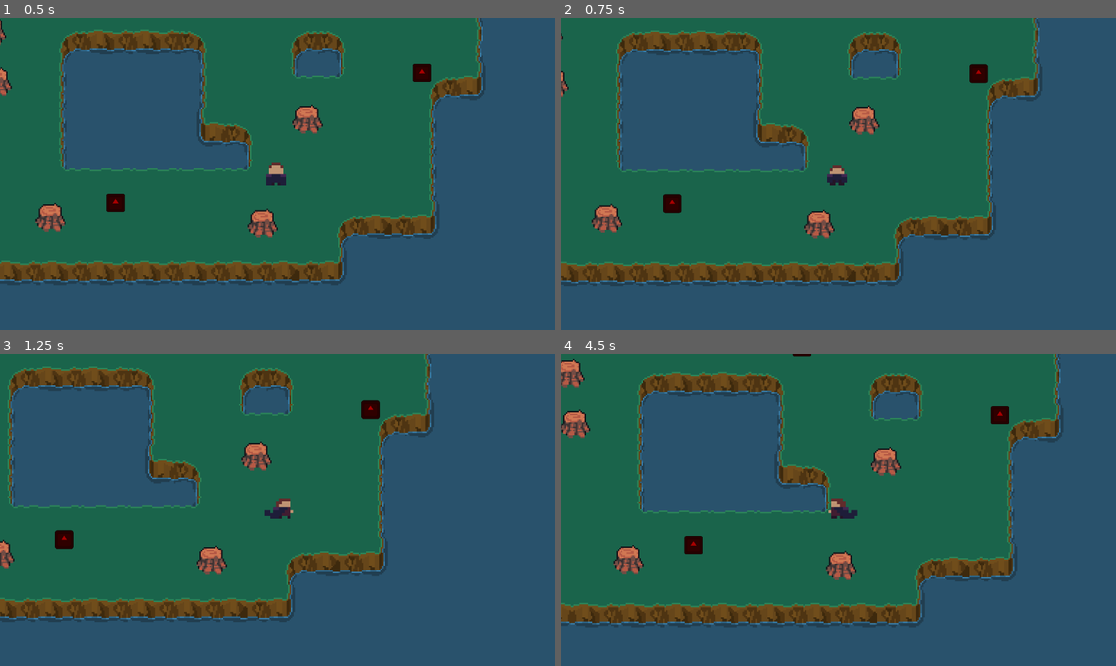
Above: before the commit, frames 1-4 (two rows, left to right).
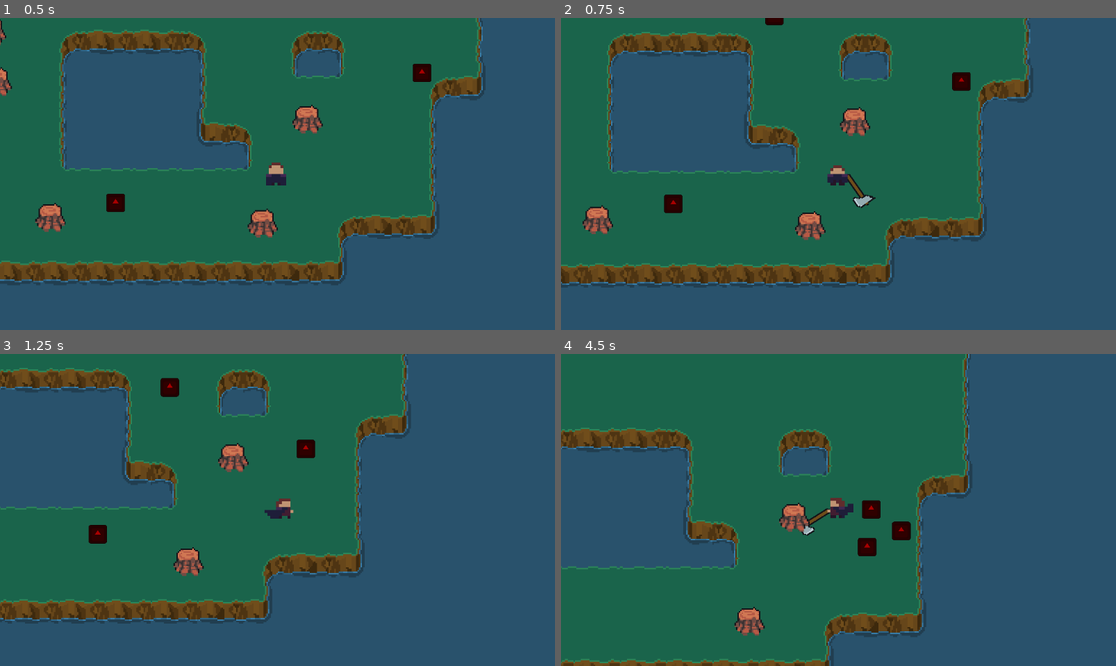
Above: after the commit, the same moments.

Repository: Nademtis/2D-MeleeCombat-and-pathfinding
Game: Godot game, scene res://main.tscn
Same seed, same stepped clock (60 frames per second), same inputs: the game is played once before the commit and once after it. The engine's default icon, where the game draws it, is replaced by a stand-in: a white triangle on a blue panel in a dark square.
Inputs (mouse positions are in pixels of both pictures, inside the frame that each line leads up to):
- Up to frame 1 (0.5 s): no input
- Up to frame 2 (0.75 s): tap Enter at 0.5 s; move the mouse to (960, 158) at 0.52 s; press the mouse at (960, 158) at 0.53 s; hold D (right) from 0.53 s (still down)
- Up to frame 3 (1.25 s): keep holding D (right)
- Up to frame 4 (4.5 s): move the mouse to (727, 525) at 1.27 s; release D (right) at 1.28 s; release the mouse at (727, 525) at 1.28 s; hold S (down) 1.28-2.03 s; right-click (727, 525) at 1.35 s; move the mouse to (894, 441) at 2.02 s; press the mouse at (894, 441) at 2.03 s; hold D (right) 2.03-2.78 s; move the mouse to (810, 572) at 2.77 s; release the mouse at (810, 572) at 2.78 s; hold W (up) 2.78-3.53 s; right-click (810, 572) at 2.85 s; move the mouse to (1005, 556) at 3.52 s; press the mouse at (1005, 556) at 3.53 s; hold Left (left) from 3.53 s (still down); move the mouse to (672, 463) at 4.27 s; release the mouse at (672, 463) at 4.28 s; right-click (672, 463) at 4.35 s

Frame 1 is identical in both runs. In frame 2, 11% of the frame differs, in the area x 0-87%, y 0-87%; in frame 3, 15%; in frame 4, 48%, in the area x 0-91%, y 0-100%.

Commit message:
combat feels good

Diff:
--- /dev/null
+++ b/game/autoloads/PlayerStats.gd
@@ -0,0 +1,3 @@
+extends Node
+
+var player_position : Vector2
--- a/game/enemy/enemy.gd
+++ b/game/enemy/enemy.gd
@@ -4,7 +4,12 @@
 @export var speed: float = 70
 @export var hp: float = 5
 var should_walk = false
-@export var should_chase = false
+@export var should_chase_debug = true
+
+# Knockback variables
+@export var knockback_duration: float = 0.05
+var knockback_force: Vector2 = Vector2.ZERO
+var knockback_timer: float = 0.0
 
 @onready var navigation_agent_2d: NavigationAgent2D = $NavigationAgent2D
 @onready var player: Node2D = get_node("/root/main/player")
@@ -16,38 +21,54 @@
 
 func take_damage():
 	set_velocity(Vector2.ZERO)
+
+	# Apply knockback away from the player
+	var knockback_strength = 200  # Adjust for desired knockback power
+	var direction = (global_position - player.global_position).normalized()
+
+	knockback_force = direction * knockback_strength
+	knockback_timer = knockback_duration
+
 	animation_player.play("enemy_hit")
-	hp = hp - 1
+	hp -= 1
 	if hp <= 0:
 		queue_free()
 
-func _physics_process(_delta: float) -> void:
-	if should_chase:
-		movement()
+func _physics_process(delta: float) -> void:
+	if should_chase_debug:
+		movement(delta)
 
-#only chase after some timeout
+# Only chase after some timeout
 func _on_start_nav_timeout() -> void:
 	should_walk = true
 	navigation_agent_2d.target_position = player.global_position
 
-#used for avoidance
+# Used for avoidance
 func _on_navigation_agent_2d_velocity_computed(safe_velocity: Vector2) -> void:
 	var delta = 1.0 / Engine.physics_ticks_per_second
 	velocity = velocity.lerp(safe_velocity, 5 * delta)
 	move_and_slide()
 
-func movement():
+func movement(delta: float) -> void:
+	# Apply knockback first if active
+	if knockback_timer > 0:
+		velocity = knockback_force
+		#move_and_slide()
+
+		# Reduce knockback over time (linear decay)
+		knockback_timer -= delta
+		knockback_force = knockback_force.lerp(Vector2.ZERO, delta * 5)  # Smooth decay
+		return  # Skip normal movement during knockback
+
+	# Normal movement logic
 	if not player or not should_walk:
 		return
+
 	navigation_agent_2d.target_position = player.global_position
-	var direction = navigation_agent_2d.get_next_path_position() - global_position
-	direction = direction.normalized()
+	var direction = (navigation_agent_2d.get_next_path_position() - global_position).normalized()
 
 	var intended_velocity = direction * speed
 	navigation_agent_2d.velocity = intended_velocity
-	#velocity = velocity.lerp(direction * speed, 5 * delta) #Smoother turning
-	#move_and_slide()
-	#navigation_agent_2d.velocity = velocity
 
 func _on_area_2d_area_entered(area: Area2D) -> void:
 	if area.is_in_group("player_attack"):
--- a/game/enemy/enemy.tscn
+++ b/game/enemy/enemy.tscn
@@ -73,6 +73,7 @@
 [node name="enemy" type="CharacterBody2D"]
 motion_mode = 1
 script = ExtResource("1_gbhi2")
+hp = 50.0
 
 [node name="Sprite2D" type="Sprite2D" parent="."]
 self_modulate = Color(0.666667, 0, 0, 1)
--- a/game/player/attack.tscn
+++ b/game/player/attack.tscn
@@ -204,7 +204,6 @@
 }
 
 [node name="attack" type="Node2D"]
-visible = false
 script = ExtResource("1_adh8c")
 
 [node name="Sprite2D" type="Sprite2D" parent="."]
--- a/game/player/player.tscn
+++ b/game/player/player.tscn
@@ -364,13 +364,12 @@
 script = ExtResource("1_f8ifd")
 
 [node name="axe" type="Node2D" parent="."]
-visible = false
 position = Vector2(0, 4)
 rotation = -1.5708
 script = ExtResource("3_8ikbw")
 
 [node name="attackCoolDown" type="Timer" parent="axe"]
-wait_time = 0.3
+wait_time = 0.2
 one_shot = true
 
 [node name="AnimatedSprite2D" type="AnimatedSprite2D" parent="."]
--- a/game/player/scripts/player.gd
+++ b/game/player/scripts/player.gd
@@ -5,11 +5,11 @@
 
 #player movement
 @export var max_speed: float = 100
-@export var acceleration: float = 2800
+@export var acceleration: float = 2000
 @export var deceleration: float = 800
 
 #player attack dash
-@export var attack_dash_speed: float = 65
+@export var attack_dash_speed: float = 200
 @export var attack_dash_duration: float = 0.05
 
 #var is_dashing = false
@@ -27,7 +27,10 @@
 	pass
 
 
+
 func _process(delta: float) -> void:
+	PlayerStats.player_position = global_position #update player position for enemies
+
 	match movement_state:
 		MovementState.WALKING:
 			move_player(delta)
--- a/game/project.godot
+++ b/game/project.godot
@@ -18,6 +18,7 @@
 [autoload]
 
 Events="*res://autoloads/Events.gd"
+PlayerStats="*res://autoloads/PlayerStats.gd"
 
 [global_group]
 
